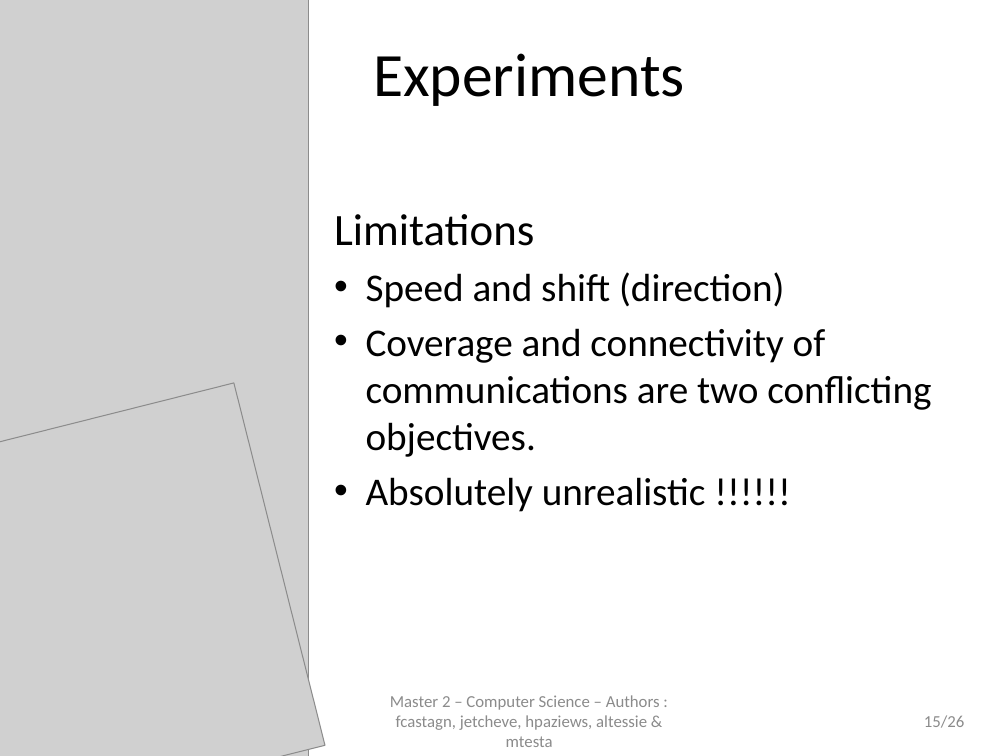
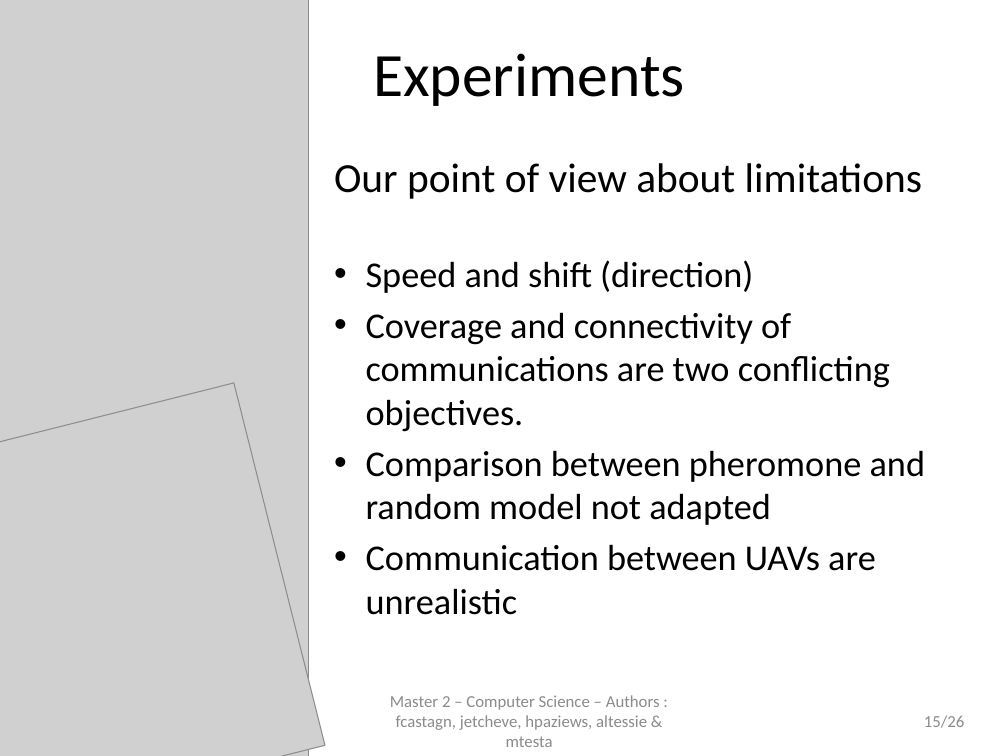
Before and after one commit to jetcheve/M2_PER_MMUAVGRA, a slide deck: slide 15 of ressources/presentation/PresentationPER_Desbarats_V3.pptx. Drawn at 1008x756 pixels with LibreOffice and Linux fonts; fonts in the diff are those of the drawing; grey boxes stand for pictures; background and template pictures are left out. Boxes give left, top, right and bottom in pixels: in the first picture for what was removed or moved away, otherwise in the second. Text is boxed around its words. In the diff, an @@ line names an element or a change of style, - is before the commit and + after.

Commit message:
Une partie de l'apres reunion faite
Diapo 7 : je savais pas trop quoi mettre
Diapo 17 : pas compris ce que flo a écris
Refaire les graphes sans le C&C -> virer le C&C ?
Mettre position des slides en titre
vérifier "." à la fin de chaque ligne

```diff
--- a/ressources/presentation/PresentationPER_Desbarats_V3.pptx
+++ b/ressources/presentation/PresentationPER_Desbarats_V3.pptx
@@ text "Our point of view about ...": place and size @@
-text "Our point of view about ..." at [334, 214, 931, 512]
+text "Our point of view about ..." at [334, 163, 925, 615]
@@ text at [334, 163, 922, 199]: text changed; size 32 to 29.6 pt @@
-  Limitations
+  Our point of view about limitations
@@ text at [366, 260, 890, 432]: size 28 to 25.9 pt in "Speed and shift (direction)", "Coverage and connectivity of communications are two ..." @@
@@ text at [366, 450, 925, 615]: text changed; size 28 to 25.9 pt @@
-  • Absolutely unrealistic !!!!!!
+  • Comparison between pheromone and random model not adapted
+  • Communication between UAVs are unrealistic
```
Also in this commit, not shown: 17 other slides changed.
